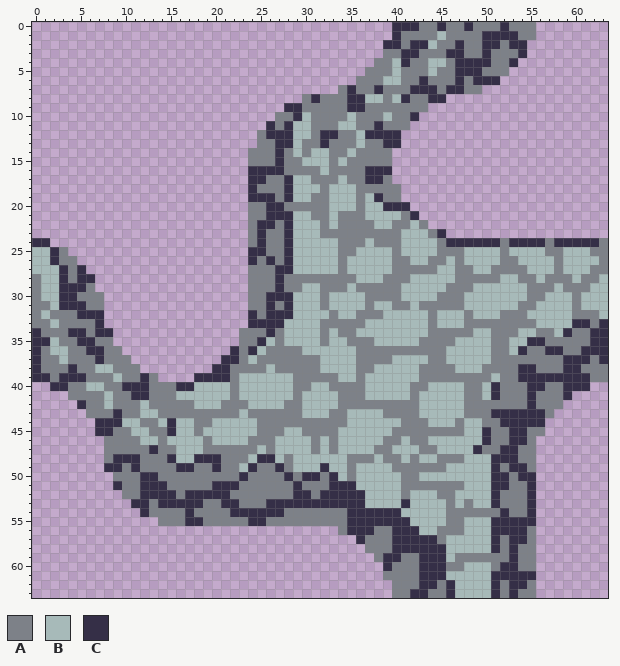
Pixel-art sprite, stored at Core/assets/images/dual_sheets/mountain_dual_sheet.png. This is how it looked before the edit.
The file is 64x64 pixels.
Palette (. is transparent): A #7d8188  B #a7bab9  C #352f47
Pixels before, first column x 0:
 0 ........................................CCCAACAACAAACAAA........
 1 ........................................CAAAABAAAACCCCAA........
 2 .......................................CCACCBAACAACCACC.........
 3 .......................................AACCAAACCAACAAAC.........
 4 ......................................AABCAABBACCCCAAC..........
 5 .....................................AAABAAABAACCCAAA...........
 6 ....................................AAABBAACAAACACCC............
 7 ..................................ACAACAAACCCACCAA..............
 8 ..............................ACAAACCBBABCAACC..................
 9 ............................CCAAAAACCAAAAAAA....................
10 ...........................AACBAAAABAAABAAC.....................
11 ..........................CACBBAAABBAACAAA......................
12 .........................ACCCBBACCAABCCCC.......................
13 .........................AACCBAACAAABAACC.......................
14 ........................AAACABABBAABAAAA........................
15 ........................AAACAABBBABAAAAA........................
16 ........................CCCCAAAABAAAACCC........................
17 ........................CCAACBBAAABAACCA........................
18 ........................CAAACBBBABBBAAAAA.......................
19 ........................CCCACBBAABBBABCAA.......................
20 ........................AACCAAAAABBBABBCCC......................
21 ........................AACCCBBAABAAABBBBAC.....................
22 ........................ACCACBBBABAAAABBAABA....................
23 ........................ACAACBBBAAAAAAAAABBBAC..................
24 CC......................ACAACBBBBBAAABAAABBBBACCCCCCACCCCACCCCCA
25 BBCA....................CCAACBBBBBAABBBBABBBBAAABBBBABBBBAABBBAA
26 BBCAA...................CACACBBBBBABBBBBAABBAABABBBBAABBBBABBBBA
27 BBBCAC..................AAACCBBBBBABBBBBAAAAABBAABBAAAABBBABBBAA
28 ABBCACC.................AAACAAAAAAAABBBAAABBBBBAAAAABBAABAAABAAB
29 ABBCCCA.................AAACAABBAAABAAAAABBBBBAAABBBBBBAAABAAABB
30 ABBCCAAA................AACCCBBBABBBBAAAABBBBAAABBBBBBBAABBBABBB
31 AABCCCAA................AACACBBBABBBBABBAABAAAAABBBBBBAABBBBABBB
32 ABAAACCC................CACCCBBBBABBAAABBBBBABBBABBBAAABBBBBAAAB
33 AABAAAAC................CCCCBBBBAAAAABBBBBBBABBBAAAAAAAABBBBCCAC
34 CAAACCACC..............AAACABBBBABAABBBBBBBBAAAAABBAAABBAABCAACC
35 CCBAACCAA..............AACBABBBBABBAAABBBBBAAAABBBBAABBCCAAAAACC
36 CABBAACCAA............CACBAAAABBBBBBAAAAAAAAAABBBBBAABCAACCAACCC
37 CAABAAACAAA..........CCABAAAAAAABBBBAAAABBBBAABBBBBAAAAAAAACCCAC
38 CAAACAABBAAA........CCAAAABAAAAABBBBAABBBBBAAAABBBAAAACCAAACCAAA
39 CCACCCAAABAACA....CCCCABBBBBBAAAAABBABBBBBBAAAAAAAABAACCCCCCCCAA
40 ..CCAABBAACCCAAACCBBBBABBBBBBAABBAAAABBBBBAABBBBAABCAAACCAACCC..
41 ....AAAABAACCAAABBBBBBABBBBBBABBBBAAABBBBBABBBBBAABCAAACAAAC....
42 .....CAABAAABAAAAABBBAAABBBBAABBBBAAAAAAAAABBBBBAAAAAAACAAA.....
43 ......AAACAABBAAAAAAAAABAAAAAABBBAABBBBAAAABBBBBAAACCCCCCA......
44 .......CCCBBAABCBBAABBBBBAAAAAAAAAABBBBBBAAABBBABBAACCCCC.......
45 .......CCAABBAACBBABBBBBBAAABBAAAABBBBBBAAAAAAAABBCAACCAA.......
46 ........AAAABBABBBBABBBBAAABBBBABABBBBBAABAABBBBBBCAACCA........
47 ........AAAAACAABBBAAAAAABABBBBABABBBBAABBBAABBBBCAACCAA........
48 ........ACCCAAACBBCCCAAABCCBABBBBBBAAABAABABBAAABBBCCCAA........
49 ........CCACAAAACCAACAABCAACABBBCBBABBBBAAAAAABBBBBCACCA........
50 .........AAACCAAAAAAAAACAAAACACCACBABBBBBAABBBBBBBBCCACC........
51 .........CAACCCAAAAACCCAAAAAACAAACCCBBBBBAAAAAAABBBCCAAC........
52 ..........AACCCCACCCCCAAAAAAACCACCCCCBBBBABBBAABBBBCAAAC........
53 ...........CCACCCCCAACCAAACCCCCCCCCCCBBBBCBBBBABABBCAAAC........
54 ............CAAAACAAAACCCCCCAAAAAAACCCCCCBBBBBAAAAAACAAC........
55 ..............AAACCAAAAACCAAAAAAAAACCCCCCCBBBBAABBBCCCCC........
56 ..................................ACCCAACCCBBAAABBBCCCCA........
57 ....................................CAAACCCCCABBBBBCACCA........
58 .....................................AAACCCCCCBBBBBCACAA........
59 ......................................ACCAACCCBAAAAAACAA........
60 .......................................CAAACCCAABBBACCAA........
61 .......................................AAAACCCBBBBBCCCCC........
62 ........................................AAACCACBBBBCACCA........
63 ........................................AACCAACBBBBCACAA........
Once edited:
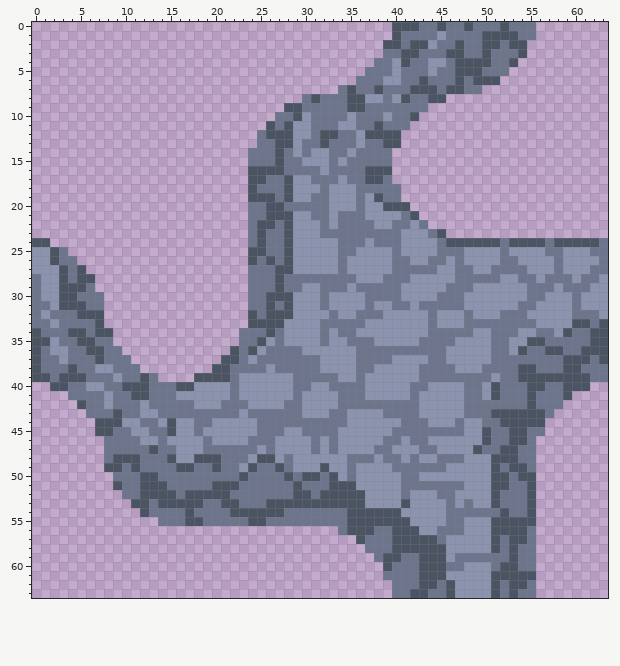
From old to new:
colour A: #7d8188 -> #6d758d
colour B: #a7bab9 -> #8b93af
colour C: #352f47 -> #4a5462
Pixel boxes of the changes (left, top, right, bottom) in both pictures:
changed: (32, 22, 608, 598)
